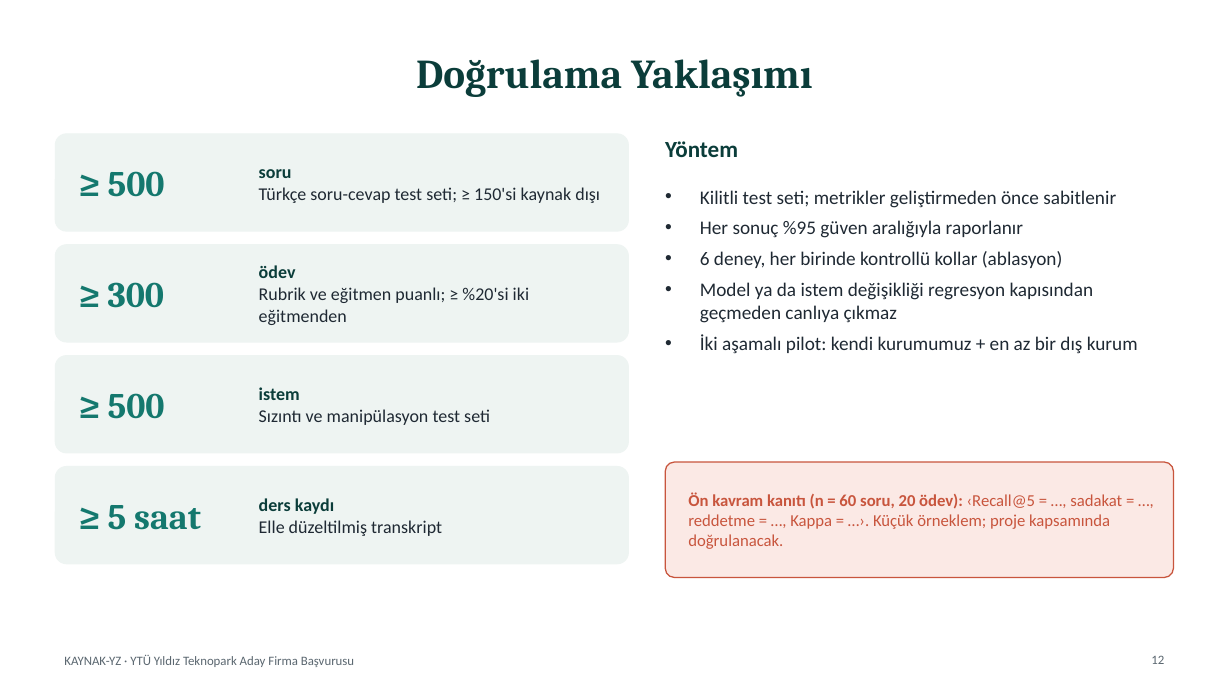
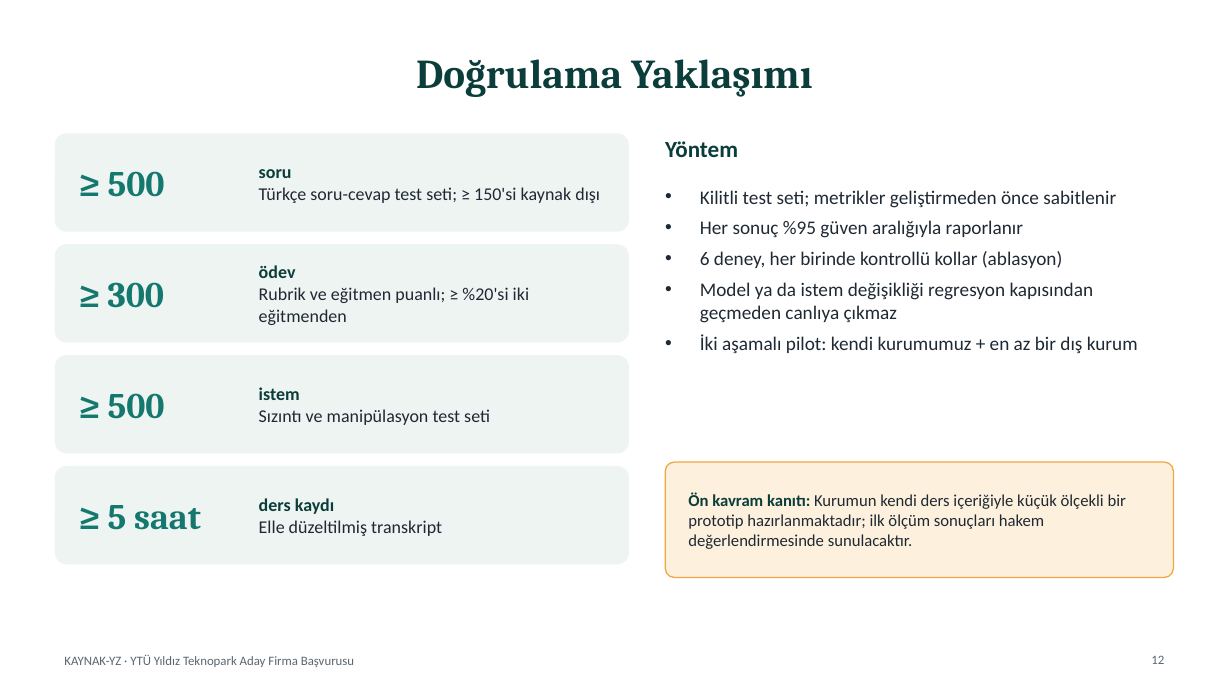
Before and after one commit to adecust/yildiz-teknopark-basvuru, a slide deck: slide 12 of teslim/KAYNAK-YZ_Firma_Proje_Sunumu.pptx. Drawn at 1232x693 pixels with LibreOffice and Linux fonts; fonts in the diff are those of the drawing. Boxes give left, top, right and bottom in pixels: in the first picture for what was removed or moved away, otherwise in the second. Text is boxed around its words. In the diff, an @@ line names an element or a change of style, - is before the commit and + after.

Commit message:
Bağımsız değerlendirme raporu eklendi; sunum, özet ve belgelerdeki tutarsızlıklar düzeltildi

```diff
--- a/teslim/KAYNAK-YZ_Firma_Proje_Sunumu.pptx
+++ b/teslim/KAYNAK-YZ_Firma_Proje_Sunumu.pptx
@@ rounded rectangle at [665, 462, 1174, 578]: fill #FBE9E5 to #FDF1DE; outline #C8553D 1 pt to #F2A541 1 pt @@
@@ text at [688, 492, 1126, 549]: text changed; text colour #C8553D to #1F2933 @@
-Ön kavram kanıtı (n = 60 soru, 20 ödev): ‹Recall@5 = …, sadakat = …, reddetme = …, Kappa = …›. Küçük örneklem; proje kapsamında doğrulanacak.
+Ön kavram kanıtı: Kurumun kendi ders içeriğiyle küçük ölçekli bir prototip hazırlanmaktadır; ilk ölçüm sonuçları hakem değerlendirmesinde sunulacaktır.
```
Also in this commit, not shown: 4 other slides changed, 1 slide added, 12 other files.
